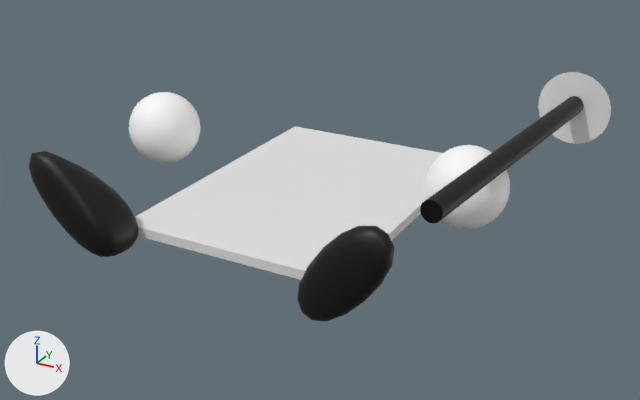
The Blender file GMTK_GJ_2022/Assets/Models/Cartinha.blend: old version first, new version second.
Before and after are seen from a 50 mm camera at (2.16, -3.85, 1.89) aimed at (0.08, -0.06, 0.0). Every picture has the same lights, and +X, +Y and +Z are marked at lower left.

Script lines for the objects in view, before the commit:
```python
ob_cone = bpy.data.objects.new('Cone', me_cone)
ob_cone.location = (1.166, 1.044, 0.414)
ob_cone.rotation_euler = (4.712, 0.0, -0.0873)  # degrees (270, 0, -5)
ob_cone.scale = (0.2, 0.2, 0.2)
ob_cube_002 = bpy.data.objects.new('Cube.002', me_cube_002)
ob_cube_002.location = (0.6, -1.1, 0.03)
ob_cube_002.rotation_euler = (4.712, 0.698, 0.0)  # degrees (270, 40, 0)
ob_cube_002.scale = (0.15, 0.15, 0.15)
ob_cylinder = bpy.data.objects.new('Cylinder', me_cylinder)
ob_cylinder.location = (1.082, 0.071, 0.433)
ob_cylinder.rotation_euler = (4.712, 0.0, -0.0873)  # degrees (270, 0, -5)
ob_cylinder.scale = (0.05, 0.05, 0.9)
ob_sphere = bpy.data.objects.new('Sphere', me_sphere_001)
ob_sphere.location = (0.9, -0.1, 0.25)
ob_sphere.scale = (0.2, 0.2, 0.2)
ob_sphere_001 = bpy.data.objects.new('Sphere.001', me_sphere_002)
ob_sphere_001.location = (-0.9, -0.1, 0.25)
ob_sphere_001.scale = (0.2, 0.2, 0.2)
# also in view: 'Cube.001' at (-0.72, -0.96, 0.17); 'Cube' at (0.0, 0.0, 0.0)
```
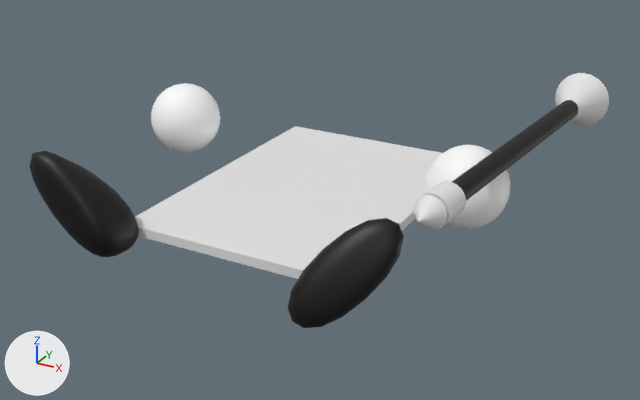
The change, as JSON lines over the scene's bpy script:
```json
{"op": "add", "block": "me_cone_001", "code": ["me_cone_001 = bpy.data.meshes.new('Cone.001')", "me_cone_001.from_pydata(...)  # a 32-sided cone pointing to +z spanning x -1.0..1.0, y -1.0..1.0, z -1.0..1.0; a 32-sided cone pointing to -z spanning x -1.0..1.0, y -1.0..1.0, z -3.0..-1.0"]}
{"op": "add", "block": "me_cone_002", "code": ["me_cone_002 = bpy.data.meshes.new('Cone.002')", "me_cone_002.from_pydata(...)  # a 32-sided cone pointing to +z spanning x -1.0..1.0, y -1.0..1.0, z -1.1..0.9"]}
{"op": "add", "block": "me_cylinder_001", "code": ["me_cylinder_001 = bpy.data.meshes.new('Cylinder.001')", "me_cylinder_001.from_pydata(...)  # a 32-sided cylinder along z spanning x -1.0..1.0, y -1.0..1.0, z -1.0..1.0"]}
{"op": "set", "path": "ob_cube_002.rotation_euler", "old": "(4.712, 0.698, 0.0)", "new": "(4.199, 0.698, 0.0)", "note": "degrees (270, 40, 0) -> degrees (241, 40, 0)"}
{"op": "set", "path": "ob_sphere_001.location", "old": "(-0.9, -0.1, 0.25)", "new": "(-0.9, 0.096, 0.25)"}
{"op": "set", "path": "ob_cylinder.location", "old": "(1.082, 0.071, 0.433)", "new": "(1.08, 0.074, 0.43)"}
{"op": "remove", "block": "ob_cone", "code": ["ob_cone = bpy.data.objects.new('Cone', me_cone)", "ob_cone.location = (1.166, 1.044, 0.414)", "ob_cone.rotation_euler = (4.712, 0.0, -0.0873)  # degrees (270, 0, -5)", "ob_cone.scale = (0.2, 0.2, 0.2)"]}
{"op": "add", "block": "ob_cone_001", "code": ["ob_cone_001 = bpy.data.objects.new('Cone.001', me_cone_001)", "ob_cone_001.parent = ob_cylinder", "ob_cone_001.matrix_parent_inverse = Matrix(((20.0, 0.0, 0.0, -31.31), (0.0, 0.0, -20.0, 0.0), (0.0, 1.111, 0.0, 0.151), (0.0, 0.0, 0.0, 1.0)))", "ob_cone_001.location = (1.566, 0.915, 0.0)", "ob_cone_001.rotation_euler = (4.712, 0.0, 0.0)  # degrees (270, 0, 0)", "ob_cone_001.scale = (0.15, 0.15, 0.15)"]}
{"op": "add", "block": "ob_cone_002", "code": ["ob_cone_002 = bpy.data.objects.new('Cone.002', me_cone_002)", "ob_cone_002.parent = ob_cylinder", "ob_cone_002.matrix_parent_inverse = Matrix(((20.0, 0.0, 0.0, -31.31), (0.0, 0.0, -20.0, 0.0), (0.0, 1.111, 0.0, 0.151), (0.0, 0.0, 0.0, 1.0)))", "ob_cone_002.location = (1.566, -1.1, 0.0)", "ob_cone_002.rotation_euler = (1.571, 0.0, 0.0)  # degrees (90, 0, 0)", "ob_cone_002.scale = (0.075, 0.075, 0.05)"]}
{"op": "add", "block": "ob_cylinder_001", "code": ["ob_cylinder_001 = bpy.data.objects.new('Cylinder.001', me_cylinder_001)", "ob_cylinder_001.parent = ob_cylinder", "ob_cylinder_001.matrix_parent_inverse = Matrix(((20.0, 0.0, 0.0, -31.31), (0.0, 0.0, -20.0, 0.0), (0.0, 1.111, 0.0, 0.151), (0.0, 0.0, 0.0, 1.0)))", "ob_cylinder_001.location = (1.566, -0.95, 0.0)", "ob_cylinder_001.rotation_euler = (1.571, 0.0, 0.0)  # degrees (90, 0, 0)", "ob_cylinder_001.scale = (0.075, 0.075, 0.075)"]}
```

Boxes [x1, y1, x2, y2] around the edits, measured in the pictures (640 x 400 px):
```json
{"object": "Cube.002", "change": "turned", "before": [297, 226, 394, 321], "after": [288, 218, 404, 328]}
{"object": "Sphere.001", "change": "moved", "before": [129, 92, 201, 163], "after": [151, 83, 220, 152]}
{"object": "Cylinder", "change": "moved", "before": [420, 96, 584, 223], "after": [452, 100, 579, 200]}
{"object": "Cone", "change": "deleted", "before": [538, 72, 611, 144]}
{"object": "Cone.001", "change": "added", "after": [555, 73, 609, 126]}
{"object": "Cone.002", "change": "added", "after": [413, 195, 447, 230]}
{"object": "Cylinder.001", "change": "added", "after": [422, 181, 466, 226]}
```
